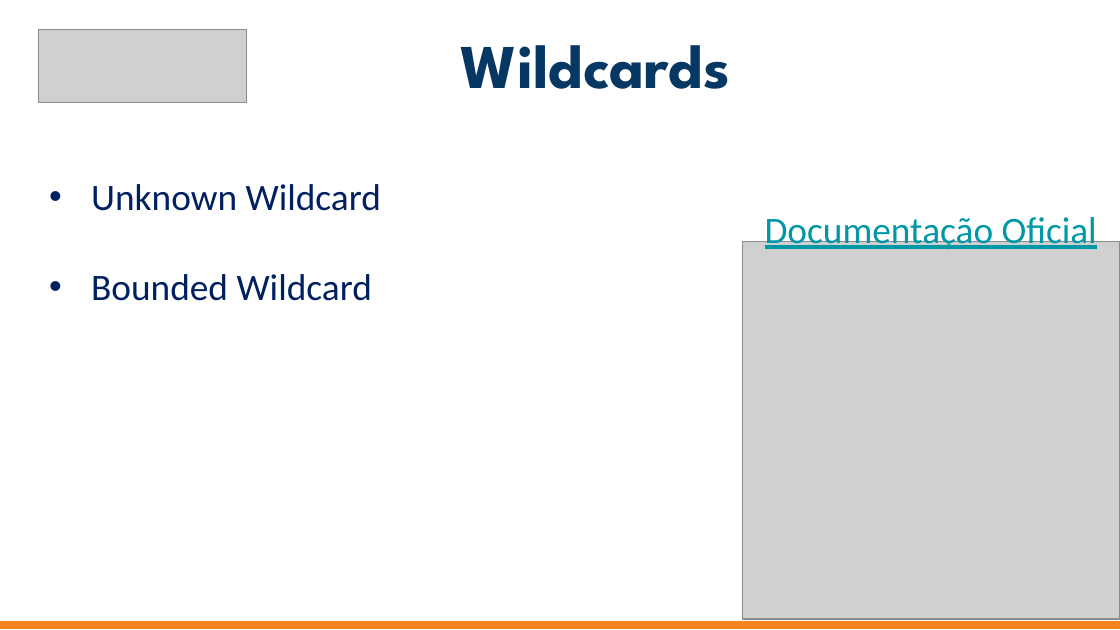
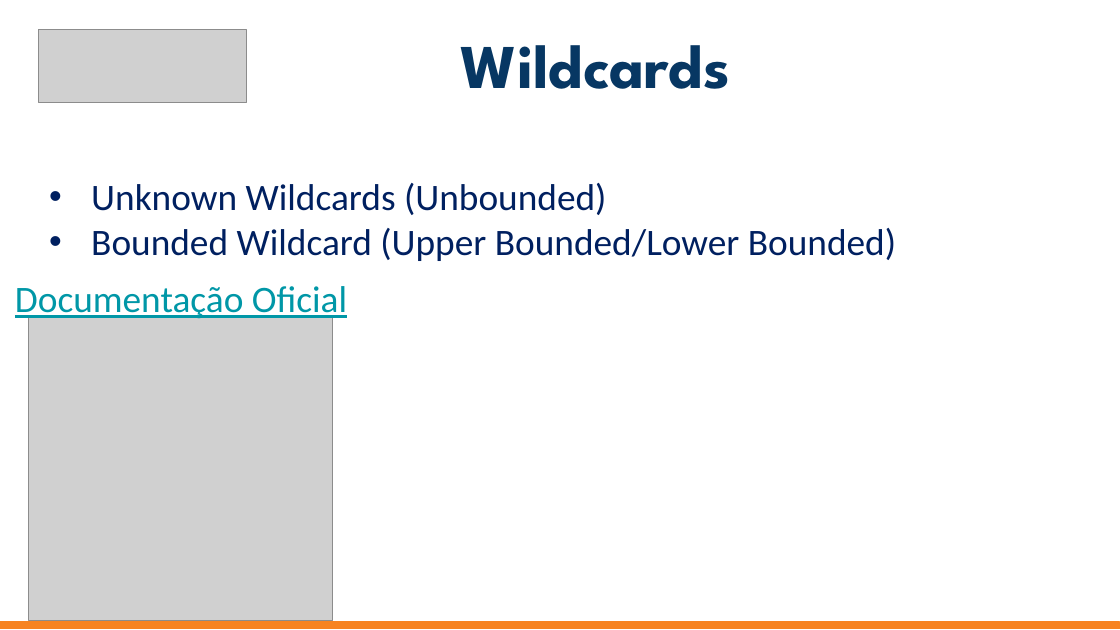
Before and after one commit to jrdutra/estruturaDeDadosJavaDio, a slide deck: slide 4 of apresentacoes/Aula1/Etapa6-GenericsEmJava/Etapa6.pptx. Drawn at 1120x630 pixels with LibreOffice and Linux fonts; fonts in the diff are those of the drawing; grey boxes stand for pictures. Boxes give left, top, right and bottom in pixels: in the first picture for what was removed or moved away, otherwise in the second. Text is boxed around its words. In the diff, an @@ line names an element or a change of style, - is before the commit and + after.

```diff
--- a/apresentacoes/Aula1/Etapa6-GenericsEmJava/Etapa6.pptx
+++ b/apresentacoes/Aula1/Etapa6-GenericsEmJava/Etapa6.pptx
@@ text at <box>91,183,896,261</box>: text changed @@
-• Unknown Wildcard
-• Bounded Wildcard
+• Unknown Wildcards (Unbounded)
+• Bounded Wildcard (Upper Bounded/Lower Bounded)
@@ text "Documentação Oficial" rewrapped from <box>765,212,1097,253</box> to <box>15,286,347,322</box> @@
@@ picture: place and size @@
-picture at <box>743,242,1120,619</box>
+picture at <box>29,317,334,622</box>
```
Also in this commit, not shown: 6 other slides changed, 1 slide added, 23 other files.
